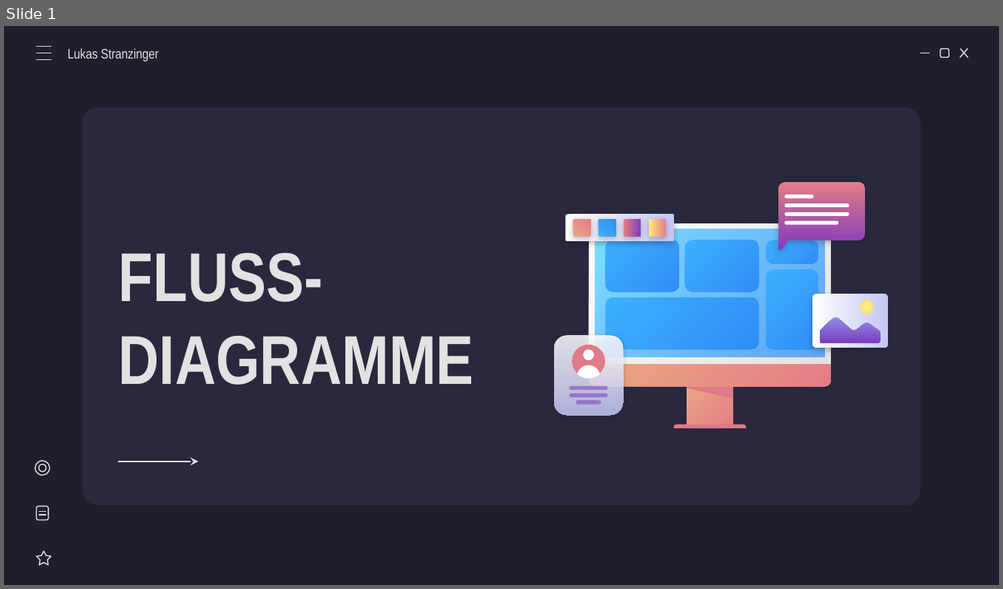
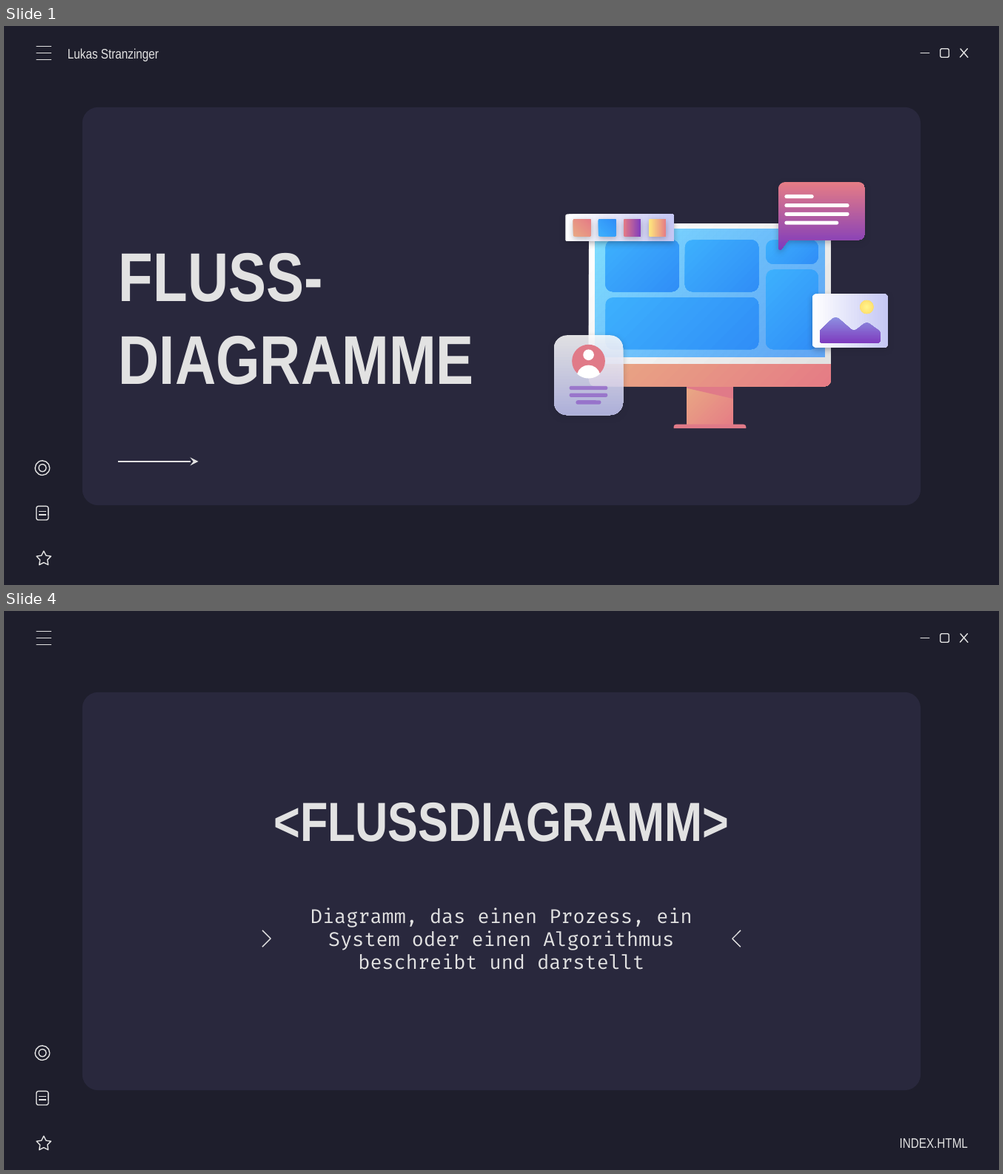
Before and after one commit to AlexanderSchallmeiner/Verhaltensdiagramme, a slide deck: Lukas Stranzinger/FlussdiagrammeV0.1.ppsx. Shown one above the other, each under a label of ours: slide 1 before the commit, slides 1 and 4 after it; the slides between them are not shown. The pictures are 1003x589 and 1003x1174 pixels, drawn with LibreOffice and Linux fonts; fonts in the diff are those of the drawing. Boxes give left, top, right and bottom in pixels: in the first picture for what was removed or moved away, otherwise in the second. Text is boxed around its words. In the diff, an @@ line names an element or a change of style, - is before the commit and + after.

```diff
--- a/Lukas Stranzinger/FlussdiagrammeV0.1.ppsx
+++ b/Lukas Stranzinger/FlussdiagrammeV0.1.ppsx
@@ slide 4 added at <box>4,611,999,1170</box>, background #1E1E2C; not listed: 5 template elements that a slide beside it also shows @@
@@ line added from (37, 632) to (51, 632), #E2E2E2 0.75 pt @@
@@ line added from (37, 645) to (51, 645), #E2E2E2 0.75 pt @@
@@ line added from (37, 638) to (51, 638), #E2E2E2 0.75 pt @@
@@ title added at <box>274,803,729,842</box>, 40 pt, text #E2E2E2, bold @@
+<FLUSSDIAGRAMM>
@@ subtitle added at <box>310,908,691,970</box>, 14 pt, text #E2E2E2 @@
+Diagramm, das einen Prozess, ein System oder einen Algorithmus beschreibt und darstellt
@@ freeform shape added at <box>262,930,270,947</box>, outline #E2E2E2 0.75 pt @@
@@ freeform shape added at <box>732,930,740,947</box>, outline #E2E2E2 0.75 pt @@
@@ group added at <box>35,1045,52,1150</box>: 2 lines, 2 ellipses, 1 star, 1 rounded rectangle @@
@@ subtitle added at <box>899,1139,967,1148</box>, 10 pt, text #E2E2E2 @@
+INDEX.HTML
```
Also in this commit, not shown: 4 slides changed, 15 other slides added, 3 slides removed.
